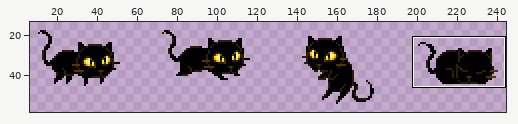
Sprite sheet: Art Assets/Cat.png. The first picture is a wide view before the edit; the outline marks the close-up.
Close-up. Before the edit:
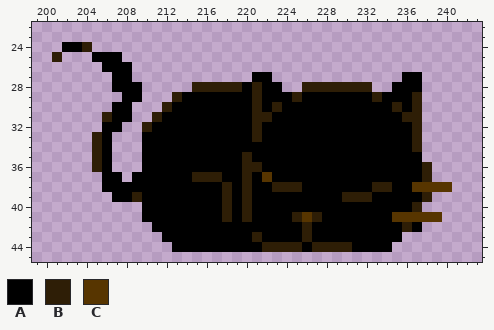
The file is 256x64 pixels. Shown: x 199..243, y 22..45. The wide view leaves out empty margins.
Palette (. is transparent): A #000000  B #2e1e06  C #573500
Pixels before, first column x 201:
24 .AAB....................................
25 B...AAA.................................
26 .....AAA................................
27 ......AA............AA.............AA...
28 ......AAA.....BBBBBABAA..BBBBBBB..AAA...
29 .......AA...BAAAAAAABAAABAAAAAAABAAAB...
30 ......AA...BAAAAAAAABABAAAAAAAAAAABAB...
31 .....BAA..BAAAAAAAAABBAAAAAAAAAAAAABB...
32 .....AA..BAAAAAAAAAABAAAAAAAAAAAAAAAB...
33 ....BA...AAAAAAAAAAABAAAAAAAAAAAAAAAB...
34 ....BA...AAAAAAAAAAAAAAAAAAAAAAAAAAAB...
35 ....BA...AAAAAAAAAABAAAAAAAAAAAAAAAAA...
36 ....BA...AAAAAAAAAABBAAAAAAAAAAAAAAAAB..
37 .....AA.AAAAAABBBAABACAAAAAAAAAAAAAAAB..
38 .....AAAAAAAAAAAABABAABBBAAAAAAABBAACCCC
39 ......AABAAAAAAAABABAAAAAAAAABBBAAAAAB..
40 .........AAAAAAAABABAAAAAAAAAAAAAAAAB...
41 .........AAAAAAAABABAAAABCBAAAAAAACCCCC.
42 ..........AAAAAAAAAAAAAAABAAAAAAAAABA...
43 ...........AAAAAAAAABAAAABAAAAAAAAA.....
44 ............AAAAAAAAABBBBABBBBAAAA......
The same view after the edit:
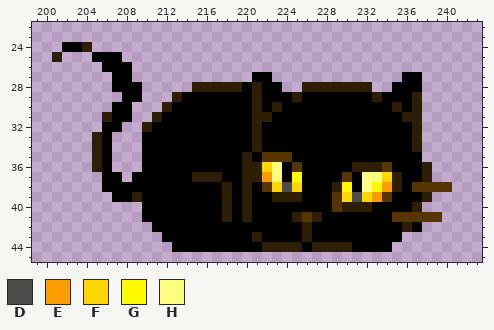
Colours new in this view: D #4b4b4b  E #ff9c00  F #ffd700  G #fffa00  H #fffd80
Changes in this commit:
Changed rows in their new state; - is an unchanged pixel.
first column x 221:
34 B--------------
35 -CCC-----------
36 -FH-C-----BBBC-
37 BEH-G----C-HHFB
38 -CFDF---BG-HGEB
39 --BBB---CFDFEC-
40 --------CBBB---
